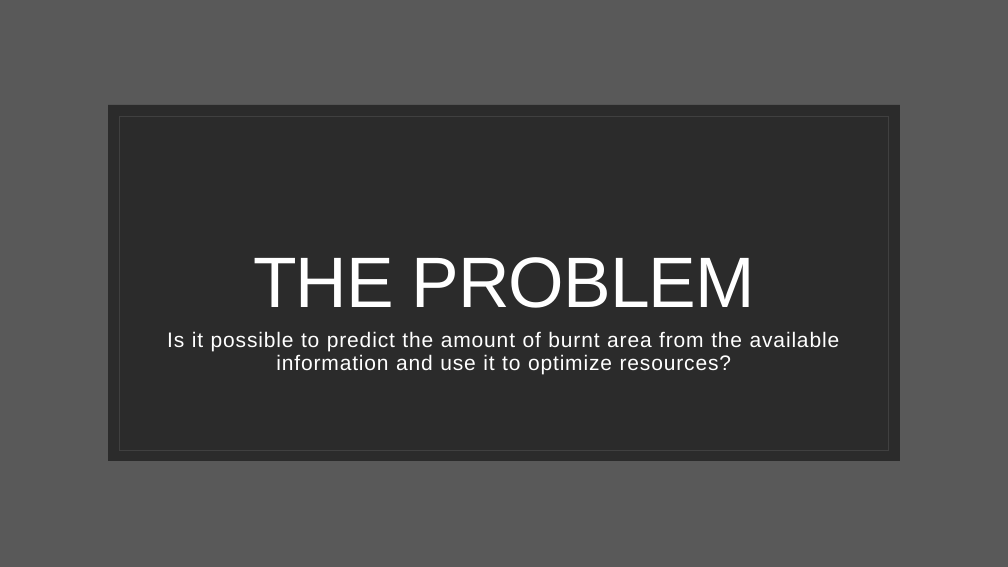
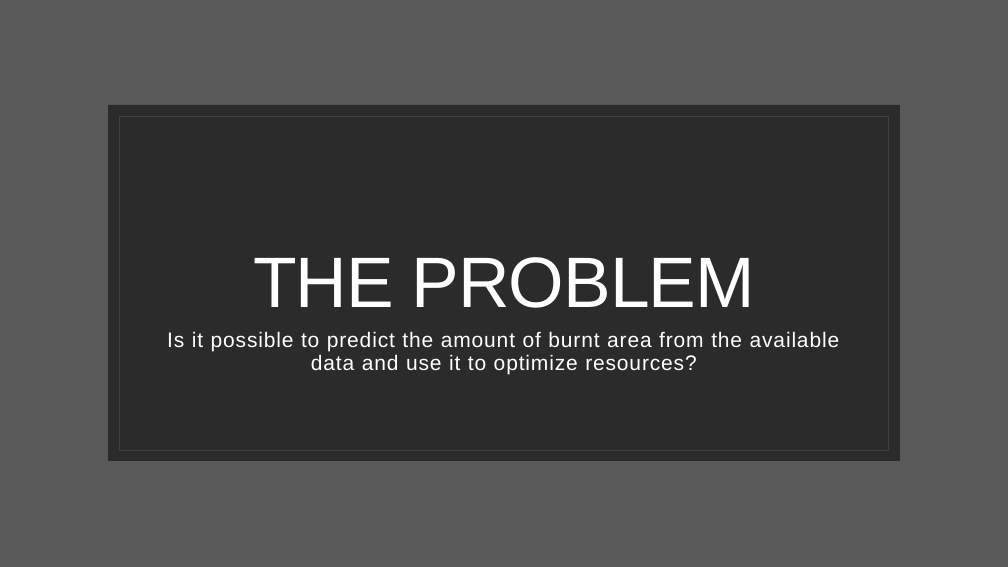
Before and after one commit to Simao-Lopes/Fire-Project, a slide deck: slide 2 of Presentation/The fires in Portugal.pptx. Drawn at 1008x567 pixels with LibreOffice and Linux fonts; fonts in the diff are those of the drawing; background and template pictures are left out; a plain dark background stands for a picture behind light text. Boxes give left, top, right and bottom in pixels: in the first picture for what was removed or moved away, otherwise in the second. Text is boxed around its words. In the diff, an @@ line names an element or a change of style, - is before the commit and + after.

```diff
--- a/Presentation/The fires in Portugal.pptx
+++ b/Presentation/The fires in Portugal.pptx
@@ subtitle at [167, 331, 840, 375]: text changed @@
-Is it possible to predict the amount of burnt area from the available information and use it to optimize resources?
+Is it possible to predict the amount of burnt area from the available data and use it to optimize resources?
```
Also in this commit, not shown: 9 other slides changed, 5 slides added, 20 other files.
